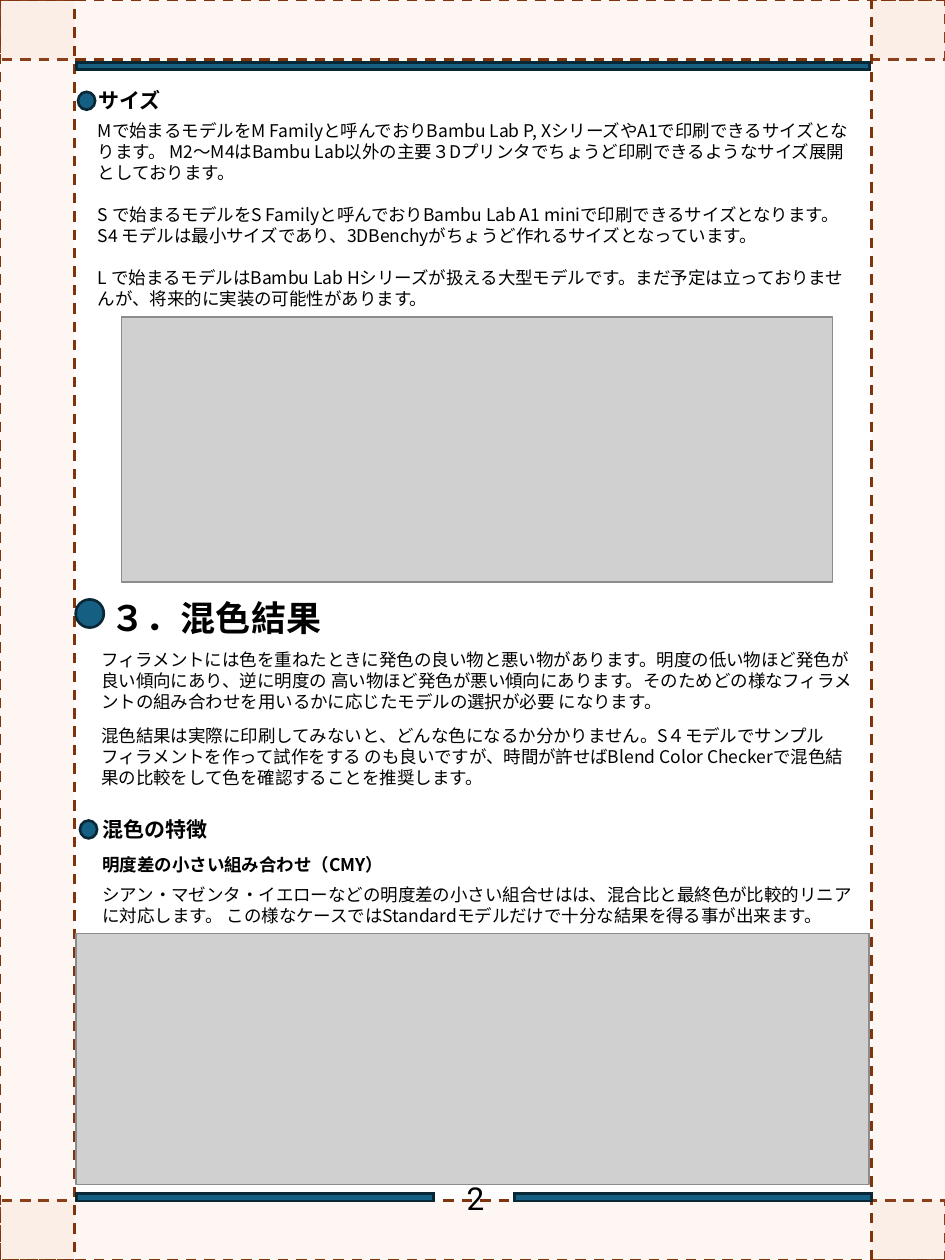
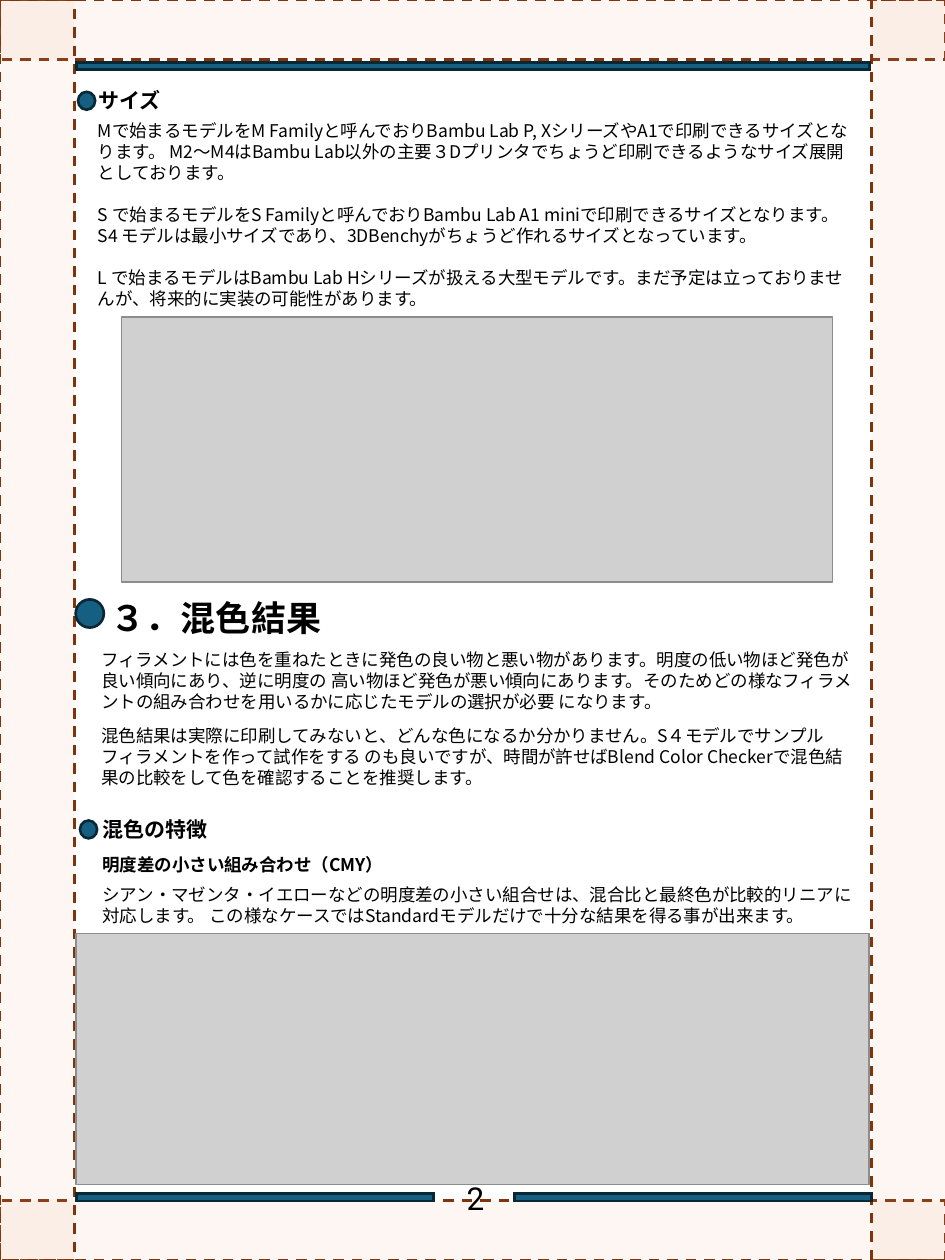
Before and after one commit to FlexChromaHQ/FlexChroma, a slide deck: slide 3 of Documents/Original/FlexChroma_Blend_Filament_JP.pptx. Drawn at 945x1260 pixels with LibreOffice and Linux fonts; fonts in the diff are those of the drawing; grey boxes stand for pictures. Boxes give left, top, right and bottom in pixels: in the first picture for what was removed or moved away, otherwise in the second. Text is boxed around its words. In the diff, an @@ line names an element or a change of style, - is before the commit and + after.

```diff
--- a/Documents/Original/FlexChroma_Blend_Filament_JP.pptx
+++ b/Documents/Original/FlexChroma_Blend_Filament_JP.pptx
@@ text at [102, 886, 851, 924]: text changed @@
-シアン・マゼンタ・イエローなどの明度差の小さい組合せはは、混合比と最終色が比較的リニアに対応します。 この様なケースではStandardモデルだけで十分な結果を得る事が出来ます。
+シアン・マゼンタ・イエローなどの明度差の小さい組合せは、混合比と最終色が比較的リニアに対応します。 この様なケースではStandardモデルだけで十分な結果を得る事が出来ます。
```
Also in this commit, not shown: 1 other slide changed, 3 other files.
